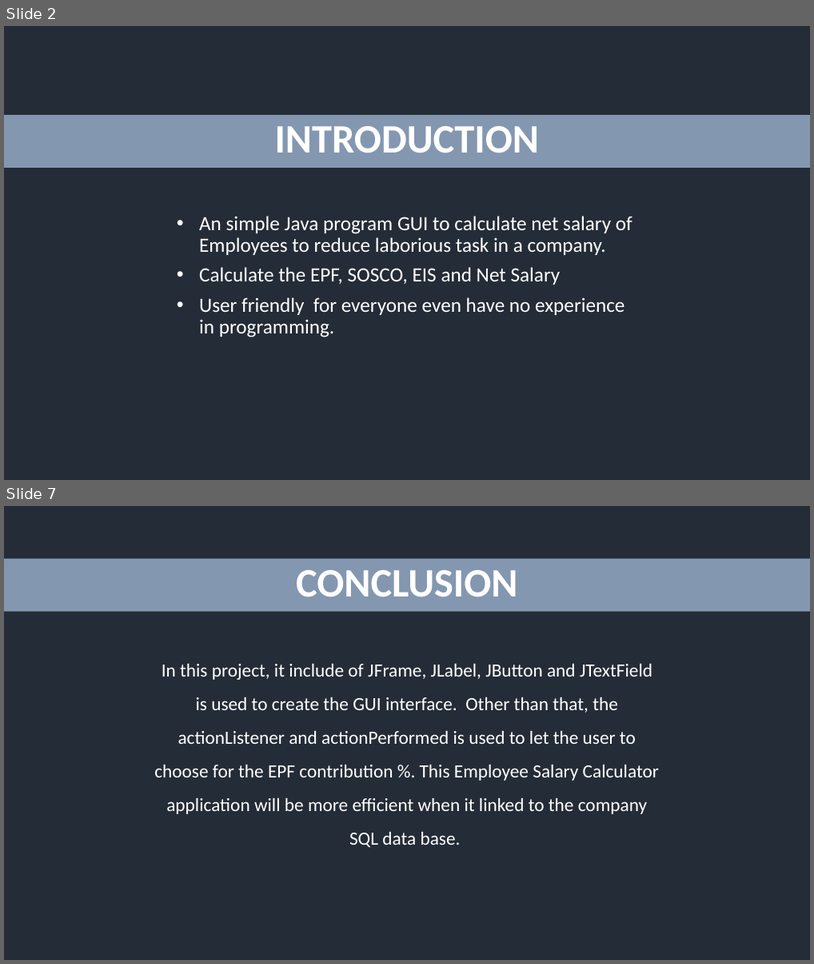
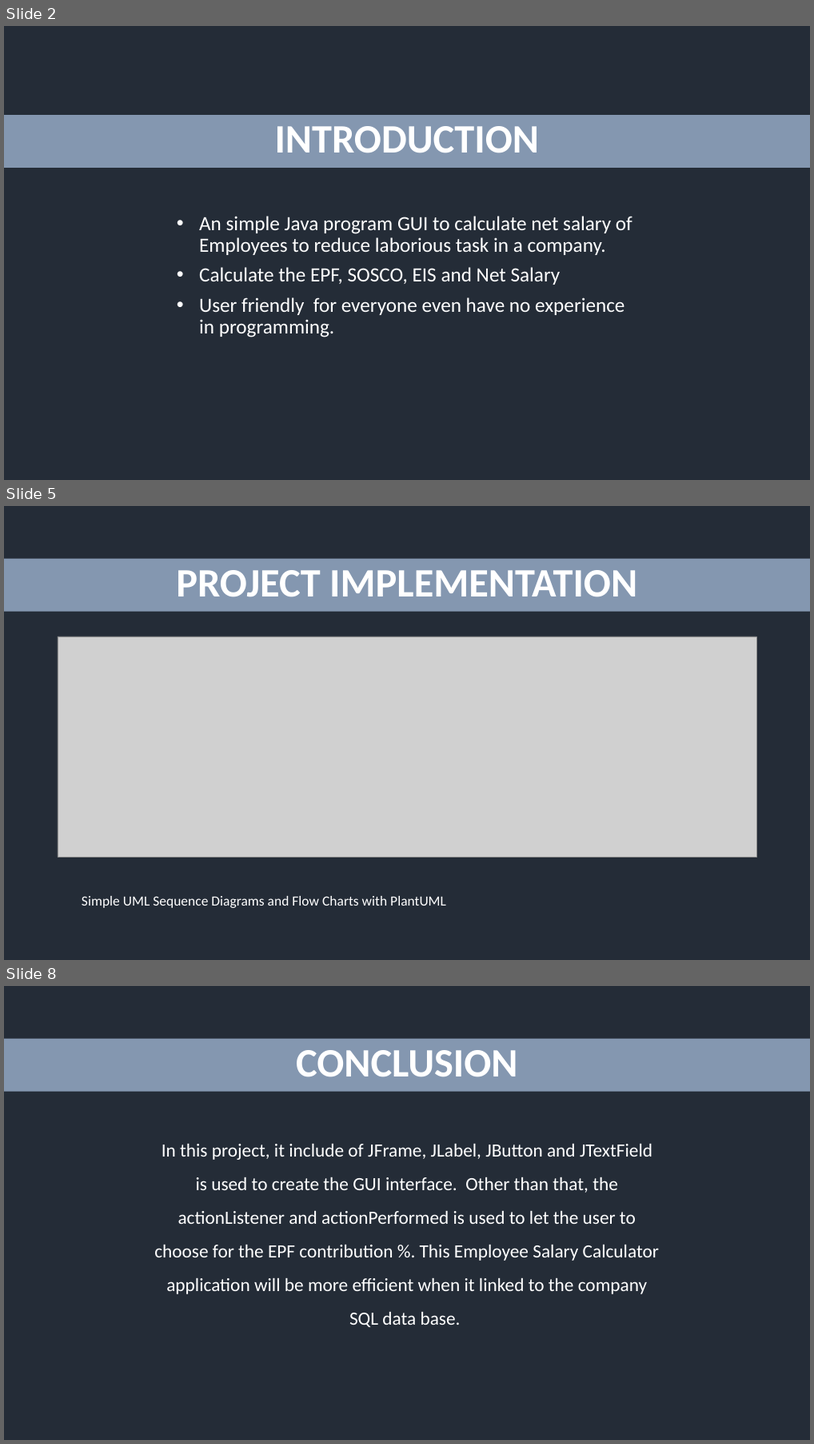
Before and after one commit to wlexiiii/Employee-Salary-Aplication, a slide deck: Employee Salary Calculator Application.pptx. Shown one above the other, each under a label of ours: slides 2 and 7 before the commit, slides 2, 5 and 8 after it; the slides between them are not shown. The pictures are 814x964 and 814x1444 pixels, drawn with LibreOffice and Linux fonts; fonts in the diff are those of the drawing; grey boxes stand for pictures. Boxes give left, top, right and bottom in pixels: in the first picture for what was removed or moved away, otherwise in the second. Text is boxed around its words. In the diff, an @@ line names an element or a change of style, - is before the commit and + after.

```diff
--- a/Employee Salary Calculator Application.pptx
+++ b/Employee Salary Calculator Application.pptx
@@ slide 5 added at bbox=[4, 506, 810, 960], background #222A35 @@
@@ rectangle added at bbox=[4, 559, 810, 612], fill #8497B0, 48 pt, text #FFFFFF, bold @@
+PROJECT IMPLEMENTATION
@@ picture added at bbox=[58, 636, 757, 857] @@
@@ text added at bbox=[82, 896, 446, 908], 16.6 pt, text #FFFFFF @@
+Simple UML Sequence Diagrams and Flow Charts with PlantUML
@@ what was slide 7 is now slide 8 @@
```
Also in this commit, not shown: 4 slides changed.
